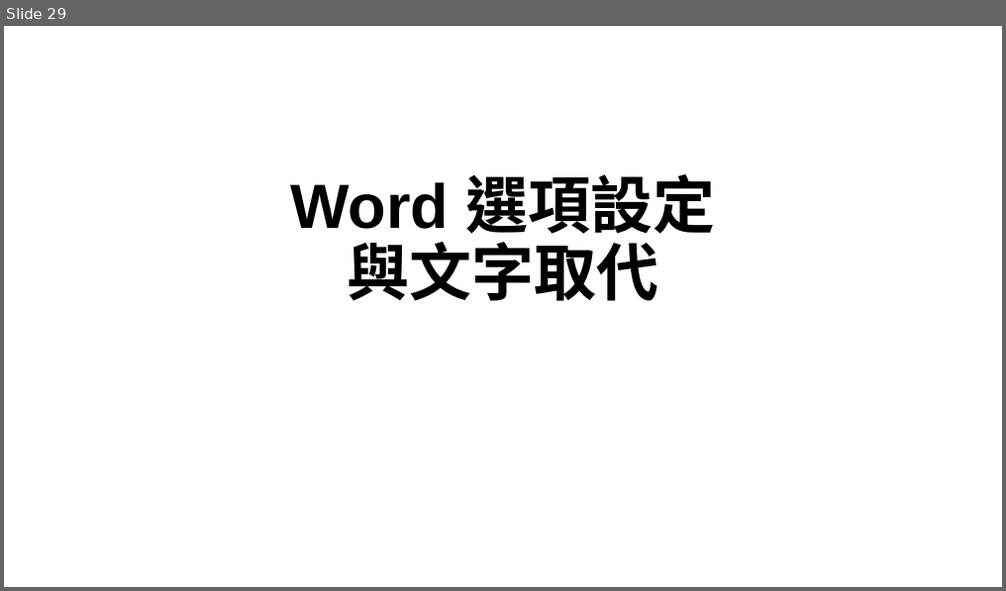
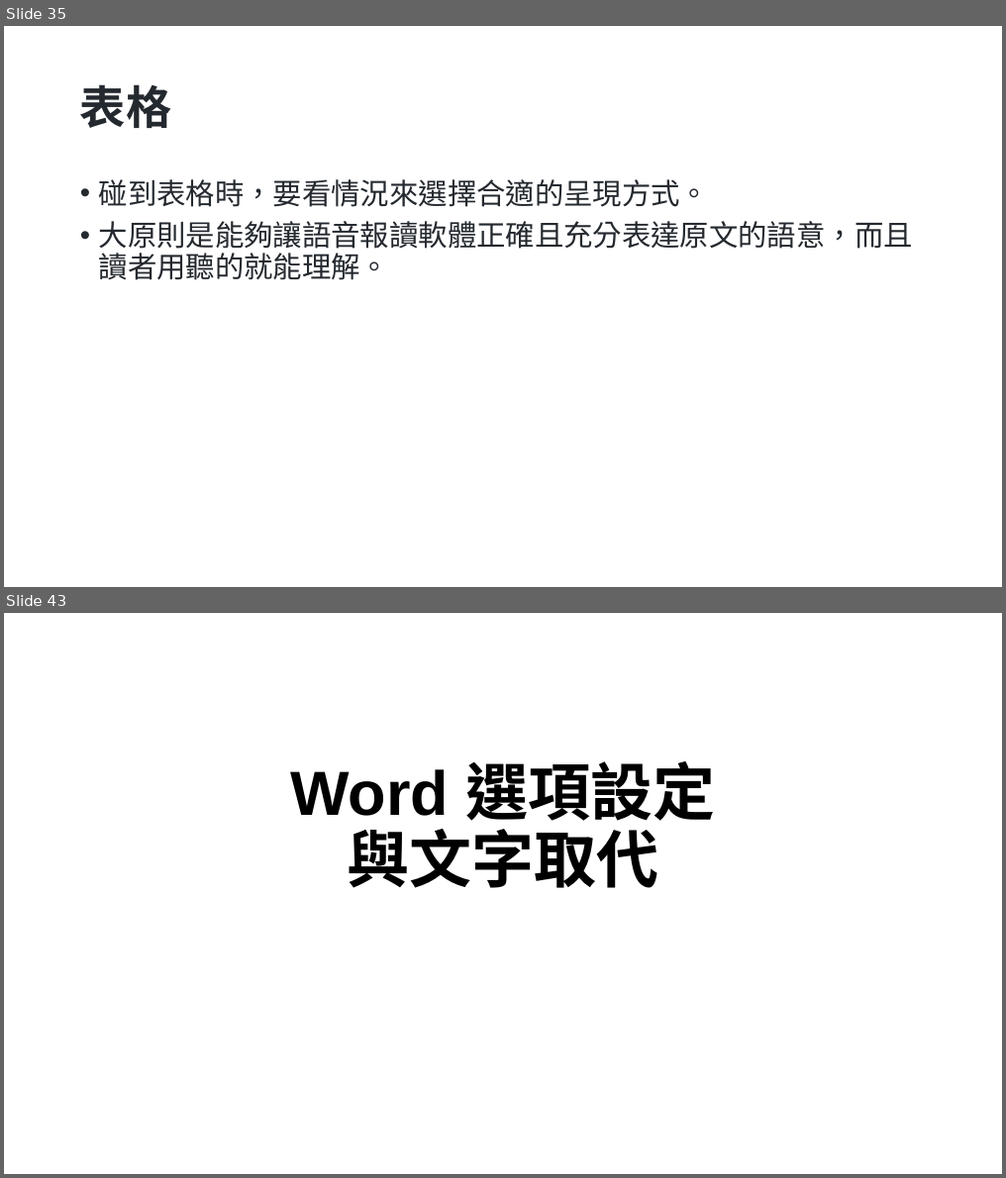
Before and after one commit to huanlin/VisualAids, a slide deck: Seminar/視障輔助教材轉檔研討會/投影片.pptx. Shown one above the other, each under a label of ours: slide 29 before the commit, slides 35 and 43 after it; the slides between them are not shown. The pictures are 1006x591 and 1006x1178 pixels, drawn with LibreOffice and Linux fonts; fonts in the diff are those of the drawing. Boxes give left, top, right and bottom in pixels: in the first picture for what was removed or moved away, otherwise in the second. Text is boxed around its words. In the diff, an @@ line names an element or a change of style, - is before the commit and + after.

```diff
--- a/Seminar/視障輔助教材轉檔研討會/投影片.pptx
+++ b/Seminar/視障輔助教材轉檔研討會/投影片.pptx
@@ slide 35 added at [4,26,1002,587], background #FFFFFF @@
@@ title added at [80,84,171,128], 44 pt, text #24292F, bold @@
+表格
@@ text added at [99,179,913,280], 28 pt, text #24292F @@
+• 碰到表格時，要看情況來選擇合適的呈現方式。
+• 大原則是能夠讓語音報讀軟體正確且充分表達原文的語意，而且讀者用聽的就能理解。
@@ what was slide 29 is now slide 43 @@
```
Also in this commit, not shown: 4 slides changed, 13 other slides added.
